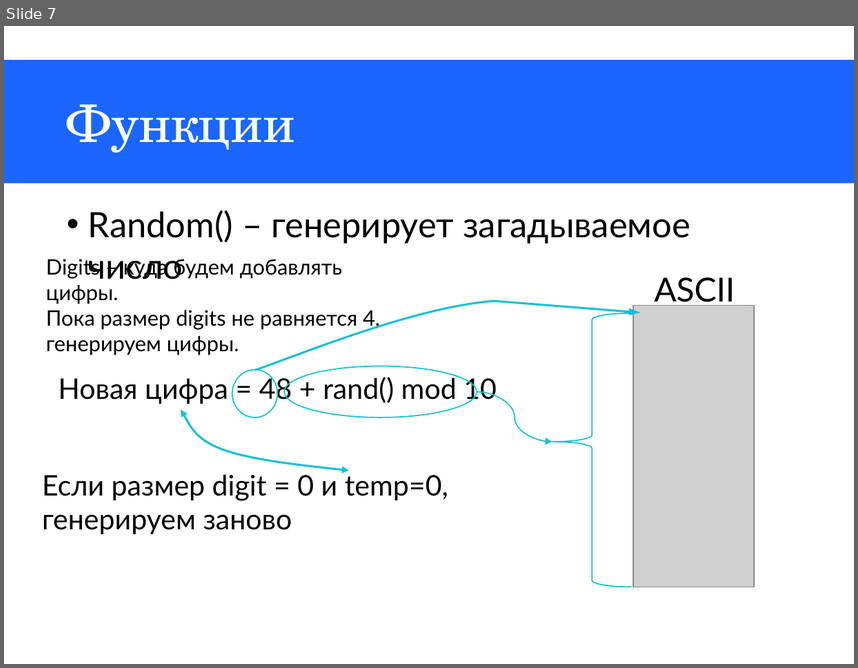
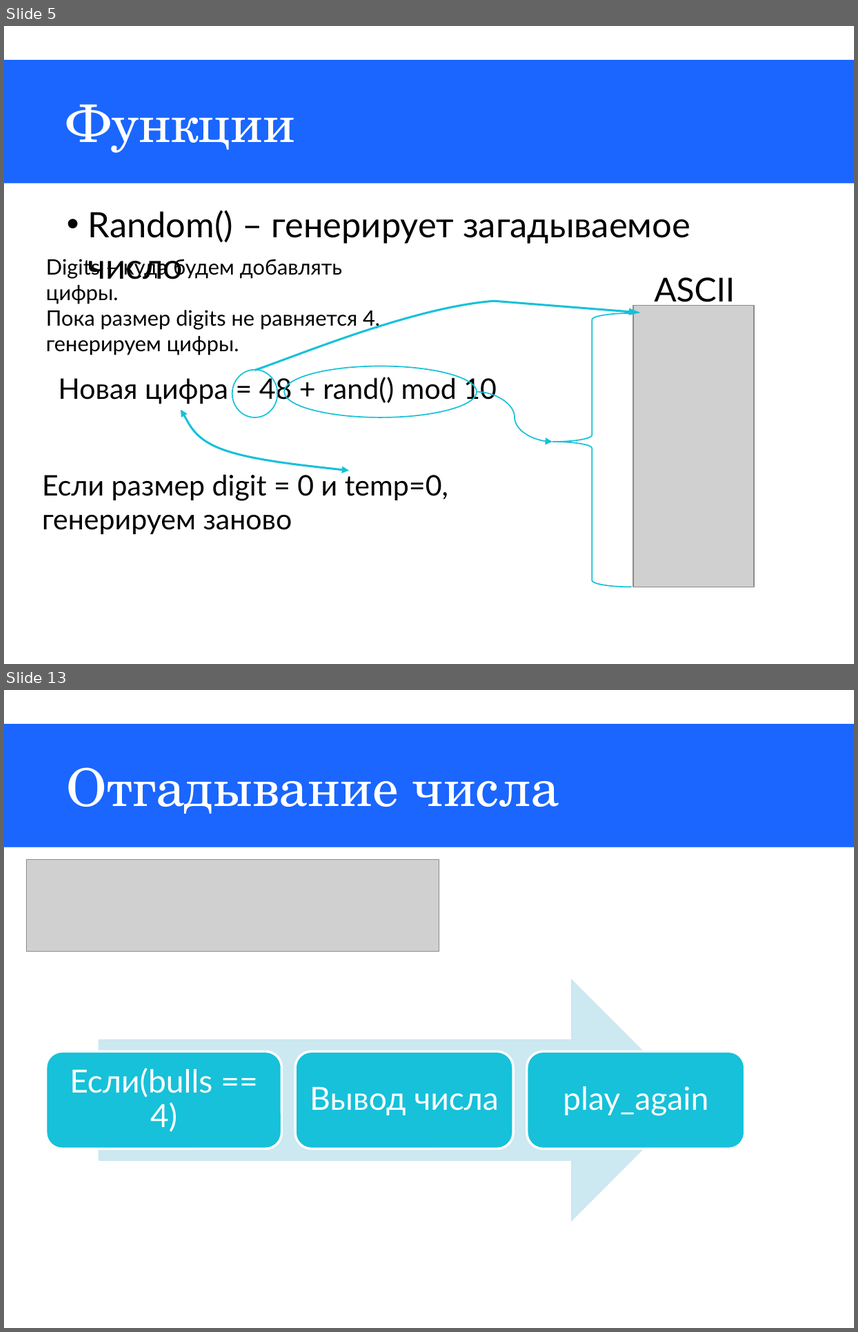
Before and after one commit to MineMoon/BullsAndCows, a slide deck: BullsAndCows.pptx. Shown one above the other, each under a label of ours: slide 7 before the commit, slides 5 and 13 after it; the slides between them are not shown. The pictures are 858x668 and 858x1332 pixels, drawn with LibreOffice and Linux fonts; fonts in the diff are those of the drawing; grey boxes stand for pictures. Boxes give left, top, right and bottom in pixels: in the first picture for what was removed or moved away, otherwise in the second. Text is boxed around its words. In the diff, an @@ line names an element or a change of style, - is before the commit and + after.

```diff
--- a/BullsAndCows.pptx
+++ b/BullsAndCows.pptx
@@ slide 13 added at [4,690,854,1328], background #FFFFFF; not listed: 1 template element that a slide beside it also shows @@
@@ title added at [67,767,559,814], 44 pt, text #FFFFFF @@
+Отгадывание числа
@@ picture added at [26,859,439,951] @@
@@ group added at [45,978,744,1221]: 3 rounded rectangles, 3 texts, 1 right arrow @@
+Если(bulls == 4)
+Вывод числа
+play_again
@@ what was slide 7 is now slide 5 @@
```
Also in this commit, not shown: 4 slides changed, 11 other slides added, 2 slides removed, 3 other files.
